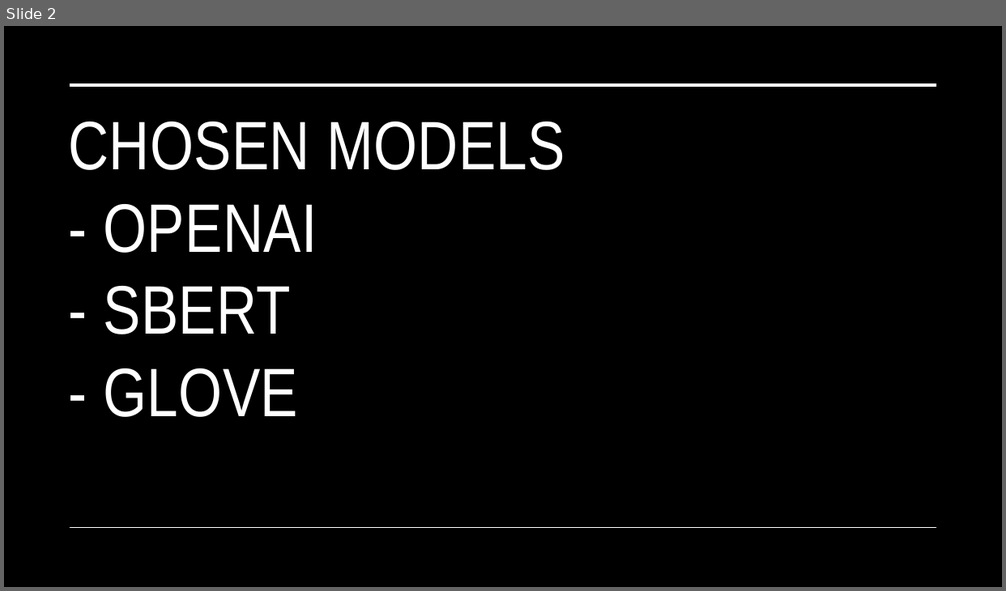
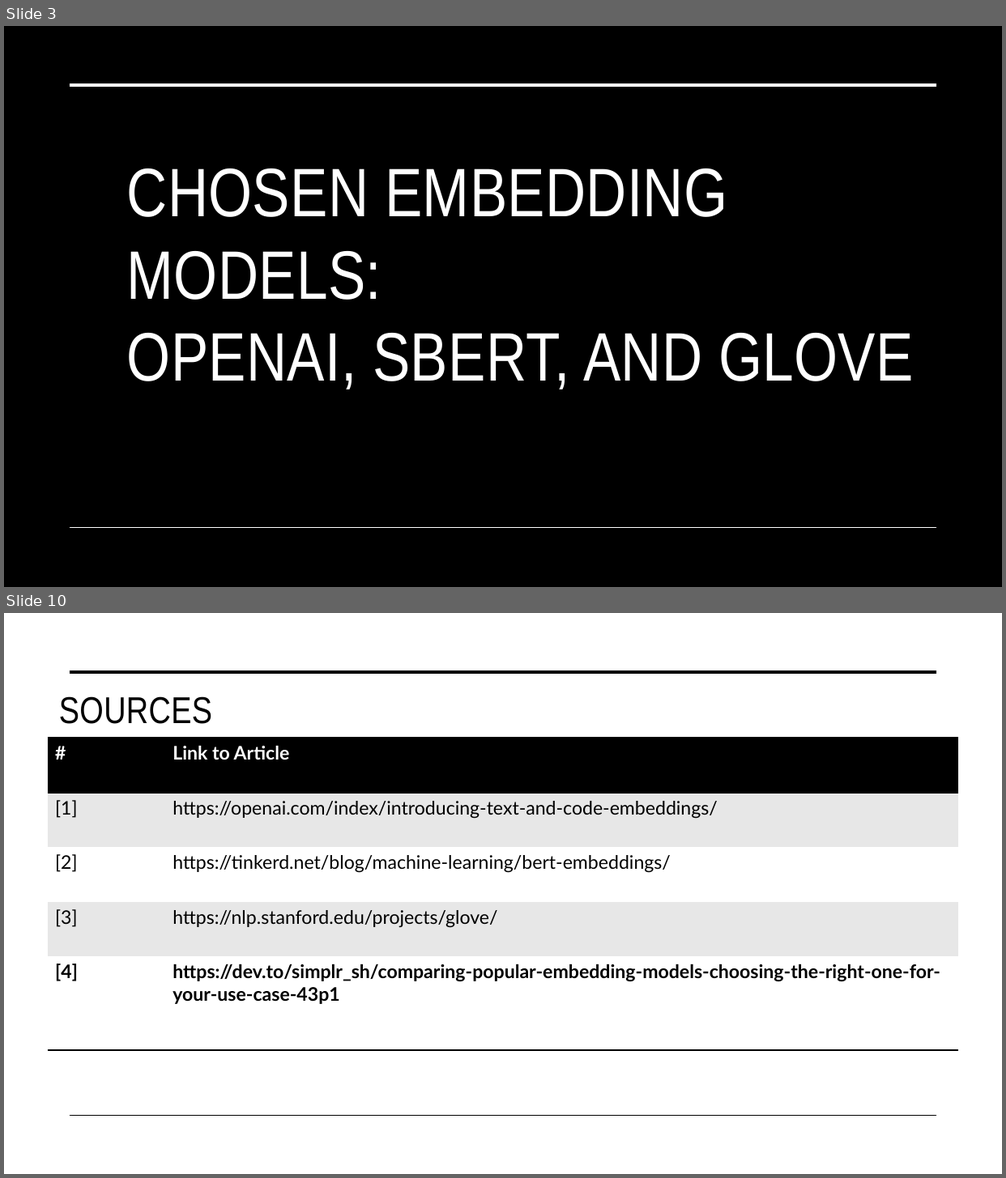
Before and after one commit to mollieeh/RAG, a slide deck: presentation_and_report/AP_RAG_presentation.pptx. Shown one above the other, each under a label of ours: slide 2 before the commit, slides 3 and 10 after it; the slides between them are not shown. The pictures are 1006x591 and 1006x1178 pixels, drawn with LibreOffice and Linux fonts; fonts in the diff are those of the drawing. Boxes give left, top, right and bottom in pixels: in the first picture for what was removed or moved away, otherwise in the second. Text is boxed around its words. In the diff, an @@ line names an element or a change of style, - is before the commit and + after.

```diff
--- a/presentation_and_report/AP_RAG_presentation.pptx
+++ b/presentation_and_report/AP_RAG_presentation.pptx
@@ slide 10 added at [4, 613, 1002, 1174], background #FFFFFF @@
@@ line added from (70, 672) to (937, 672), #000000 3.5 pt @@
@@ title added at [59, 696, 212, 724], 36 pt, text #000000 @@
+SOURCES
@@ table added at [48, 738, 957, 1051], 5 rows, 2 columns @@
+# | Link to Article
+[1] | https://openai.com/index/introducing-text-and-code-embeddings/
+[2] | https://tinkerd.net/blog/machine-learning/bert-embeddings/
+[3] | https://nlp.stanford.edu/projects/glove/
+[4] | https://dev.to/simplr_sh/comparing-popular-embedding-models-choosing-the-right-one-for-your-use-case-43p1
@@ line added from (70, 1116) to (937, 1116), #000000 1 pt @@
@@ what was slide 2 is now slide 3 @@
@@ slide 3 changed as well @@
@@ title at [127, 169, 914, 390]: text changed @@
-CHOSEN MODELS
-- OPENAI
-- SBERT
-- GLOVE
+CHOSEN EMBEDDING MODELS:
+OPENAI, SBERT, AND GLOVE
```
Also in this commit, not shown: 2 other slides changed, 6 other slides added, 6 slides removed, 4 other files.
